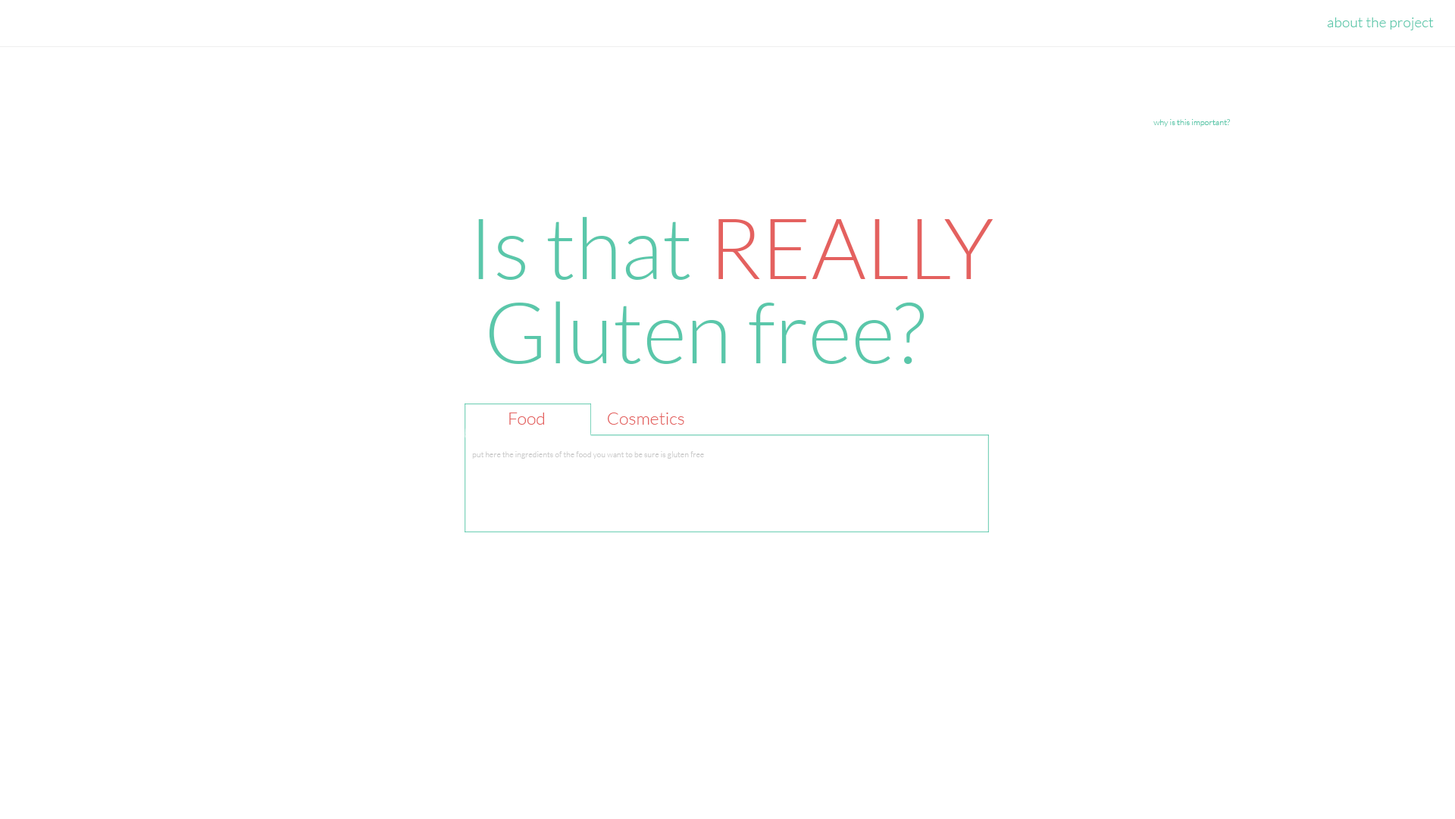
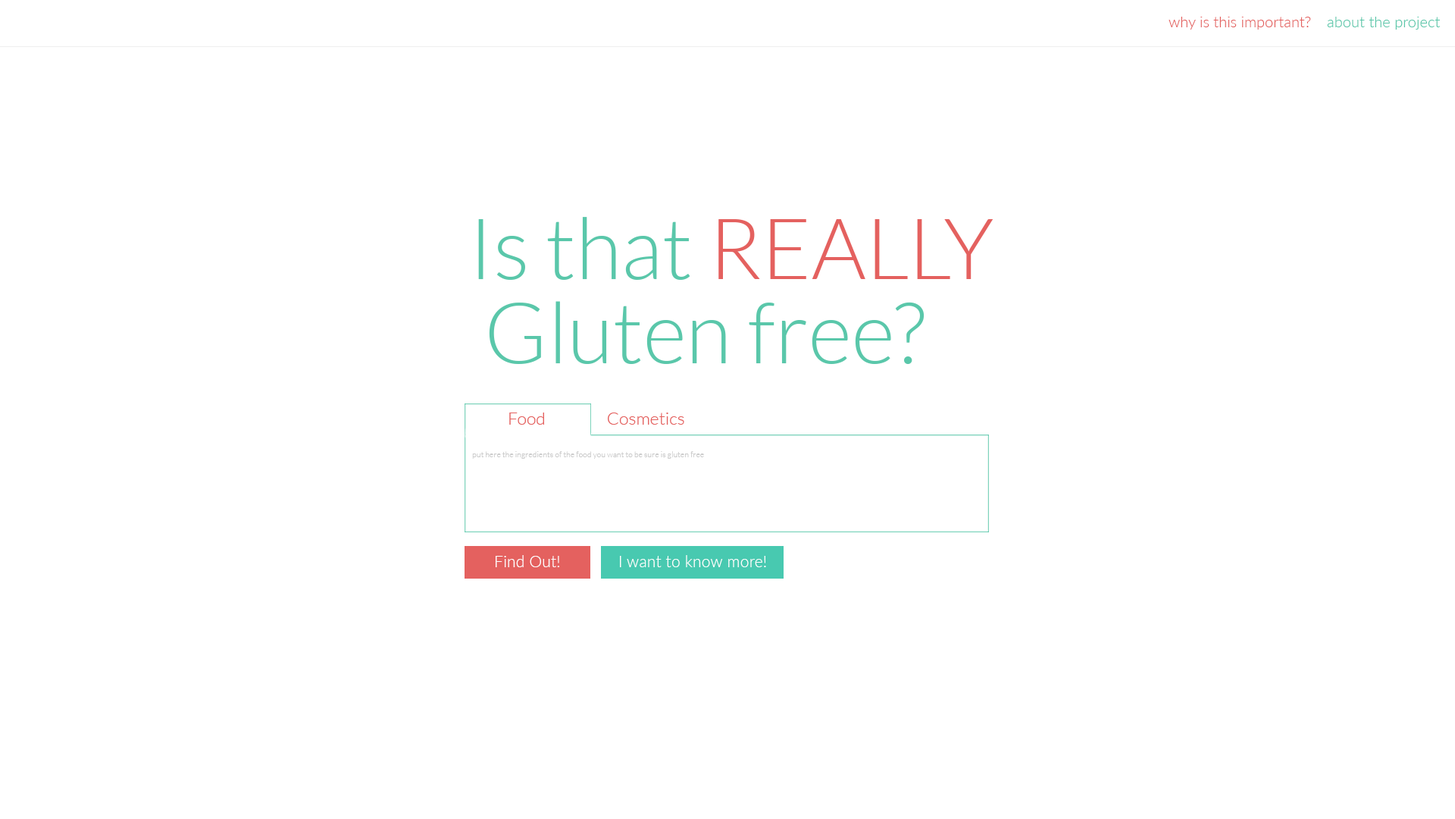
Comparing the layer stacks of the two 1455 × 819 images. Changes:
added group "button-2" with 2 layers above "button" over (x1=601, y1=545, x2=784, y2=579)
added layer "I want to know more!" in group "button-2" over (x1=620, y1=554, x2=767, y2=567)
added layer "Rectangle 4" (1st of 2, in "button-2") in group "button-2" over (x1=601, y1=545, x2=784, y2=579)
added group "button" with 2 layers above "nav" over (x1=464, y1=545, x2=591, y2=579)
added layer "Find Out!" in group "button" over (x1=495, y1=554, x2=560, y2=567)
added layer "Rectangle 4" (2nd of 2, in "button") in group "button" over (x1=464, y1=545, x2=591, y2=579)
added group "nav" with 3 layers above "inbox" over (x1=1168, y1=16, x2=1441, y2=31)
moved "why is this important?" into group "nav", painted on it over (x1=1153, y1=16, x2=1312, y2=127)
moved "about the project" into group "nav", painted on it over (x1=1327, y1=16, x2=1441, y2=31)
